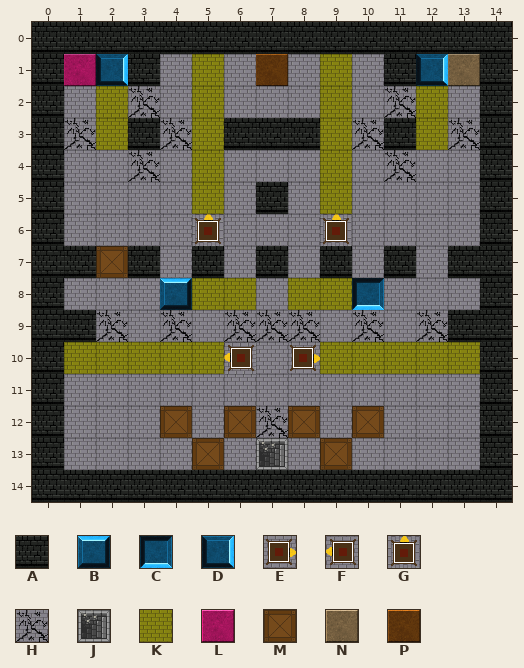
Level history. Tiled map (JSON): public/assets/levels/level6.json. The first picture shows the starting point.
Cells are 32x32 px. Shown: x 0..14, y 0..14.
Key: from "tilesBackground": A 19, B 33, C 33 turned 180, D 33 turned 90, E 47, F 47 turned 180, G 47 turned 270, H 60, J 63, K 70, L 98, M 110, N 112, P 126.
_ is an empty cell, # one hidden under a higher layer.
Layers that did not change in this view are not listed.
Layer "blockedLayer" before, first column x 0:
 0 AAAAAAAAAAAAAAA
 1 A__A_______A__A
 2 A_____________A
 3 A__A__AAA__A__A
 4 A_____________A
 5 A______A______A
 6 A_____________A
 7 AA_A_A_A_A_A_AA
 8 A_____________A
 9 AA___________AA
10 A_____________A
11 A_____________A
12 A_____________A
13 A_____________A
14 AAAAAAAAAAAAAAA
Layer "crackedLayer" before, first column x 0:
 0 _______________
 1 _______________
 2 ___H_______H___
 3 _H__H_____H__H_
 4 ___H_______H___
 5 _______________
 6 _______________
 7 _______________
 8 _______________
 9 __H_H_HHH_H_H__
10 _______________
11 _______________
12 _______H_______
13 _______________
14 _______________
Layer "moveableLayer" before, first column x 0:
 1 _______________
 2 _______________
 3 _____#___#_____
 4 _______________
 5 _______________
 6 _______________
 7 __M____________
 8 _______________
 9 _______________
10 _______________
11 _______________
12 ____M_M_M_M____
13 _____M___M_____
14 _______________
Layer "guardLayer" before, first column x 0:
 0 _______________
 1 __D_________D__
 2 _______________
 3 _______________
 4 _______________
 5 _______________
 6 _____G___G_____
 7 _______________
 8 ____B_____C____
 9 _______________
10 ______F_E______
11 _______________
12 _______________
13 _______________
14 _______________
Layer "lightLayer" before, first column x 0:
 0 _______________
 1 _____K___K_____
 2 __K__K___K__K__
 3 __K__K___K__K__
 4 _____K___K_____
 5 _____K___K_____
 6 _______________
 7 _______________
 8 _____KK_KK_____
 9 _______________
10 _KKKKK___KKKKK_
11 _______________
12 _______________
13 _______________
14 _______________
New version:
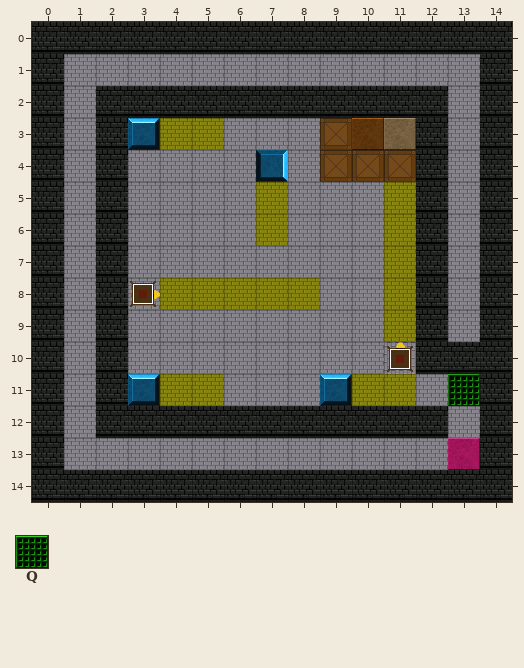
Further tiles: from "tilesBackground": Q 62.
From old to new:
Layer "blockedLayer":
y 1: x 3 A -> _; x 11 A -> _
y 2: x 2..12 ___________ -> AAAAAAAAAAA
y 3: x 2..3 _A -> A_; x 6..8 AAA -> ___; x 11..12 A_ -> _A
y 4: x 2 _ -> A; x 12 _ -> A
y 5: x 2 _ -> A; x 7 A -> _; x 12 _ -> A
y 6: x 2 _ -> A; x 12 _ -> A
y 7: x 1..3 A_A -> _A_; x 5 A -> _; x 7 A -> _; x 9 A -> _; x 11..13 A_A -> _A_
y 8: x 2 _ -> A; x 12 _ -> A
y 9: x 1..2 A_ -> _A; x 12..13 _A -> A_
y 10: x 2 _ -> A; x 12..13 __ -> AA
y 11: x 2 _ -> A
y 12: x 2..12 ___________ -> AAAAAAAAAAA
Layer "winLayer":
y 11: x 13 _ -> Q
y 13: x 7 J -> _
Layer "crackedLayer":
y 2: x 3 H -> _; x 11 H -> _
y 3: x 1 H -> _; x 4 H -> _; x 10 H -> _; x 13 H -> _
y 4: x 3 H -> _; x 11 H -> _
y 9: x 2 H -> _; x 4 H -> _; x 6..8 HHH -> ___; x 10 H -> _; x 12 H -> _
y 12: x 7 H -> _
Layer "moveableLayer":
y 4: x 9..11 ___ -> MMM
y 7: x 2 M -> _
y 12: x 4 M -> _; x 6 M -> _; x 8 M -> _; x 10 M -> _
y 13: x 5 M -> _; x 9 M -> _
Layer "guardLayer":
y 1: x 2 D -> _; x 12 D -> _
y 3: x 3 _ -> B
y 4: x 7 _ -> D
y 6: x 5 G -> _; x 9 G -> _
y 8: x 3..4 _B -> E_; x 10 C -> _
y 10: x 6 F -> _; x 8 E -> _; x 11 _ -> G
y 11: x 3 _ -> B; x 9 _ -> B
Layer "lightLayer":
y 1: x 5 K -> _; x 9 K -> _
y 2: x 2 K -> _; x 5 K -> _; x 9 K -> _; x 12 K -> _
y 3: x 2 K -> _; x 4 _ -> K; x 9 K -> _; x 12 K -> _
y 4: x 5 K -> _; x 9 K -> _
y 5: x 5 K -> _; x 7 _ -> K; x 9 K -> _; x 11 _ -> K
y 6: x 7 _ -> K; x 11 _ -> K
y 7: x 11 _ -> K
y 8: x 4 _ -> K; x 7 _ -> K; x 9 K -> _; x 11 _ -> K
y 9: x 11 _ -> K
y 10: x 1..5 KKKKK -> _____; x 9..13 KKKKK -> _____
y 11: x 4..5 __ -> KK; x 10..11 __ -> KK
Layer "startLayer":
y 1: x 1 L -> _; x 7 P -> _; x 13 N -> _
y 3: x 10..11 __ -> PN
y 13: x 13 _ -> L
Boxes around the changes in both pictures, in picture pixels (x1, y1, x2, y2):
changed: (64, 54, 480, 470)
